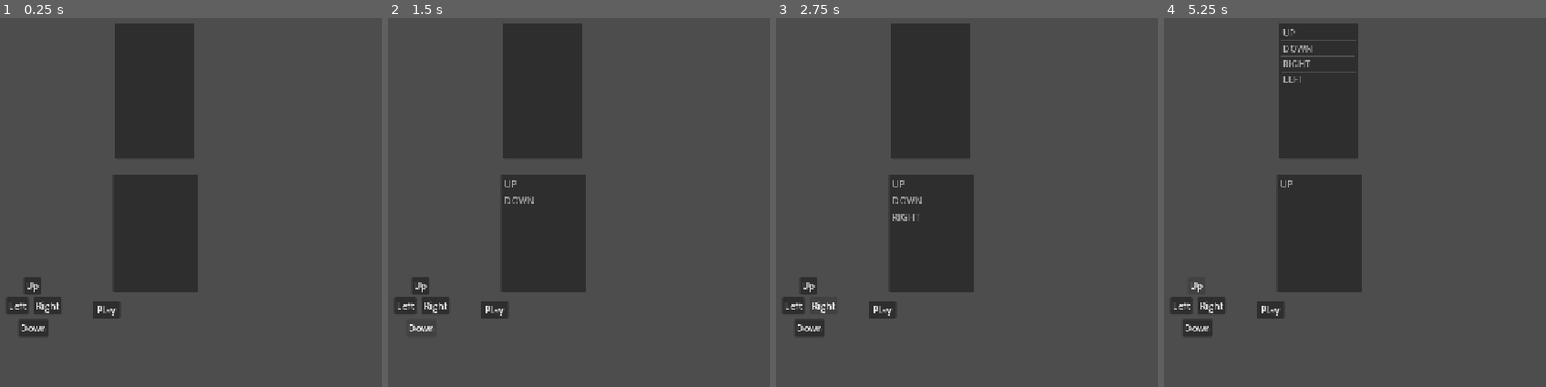
Above: before the commit, frames 1-4 (left to right).
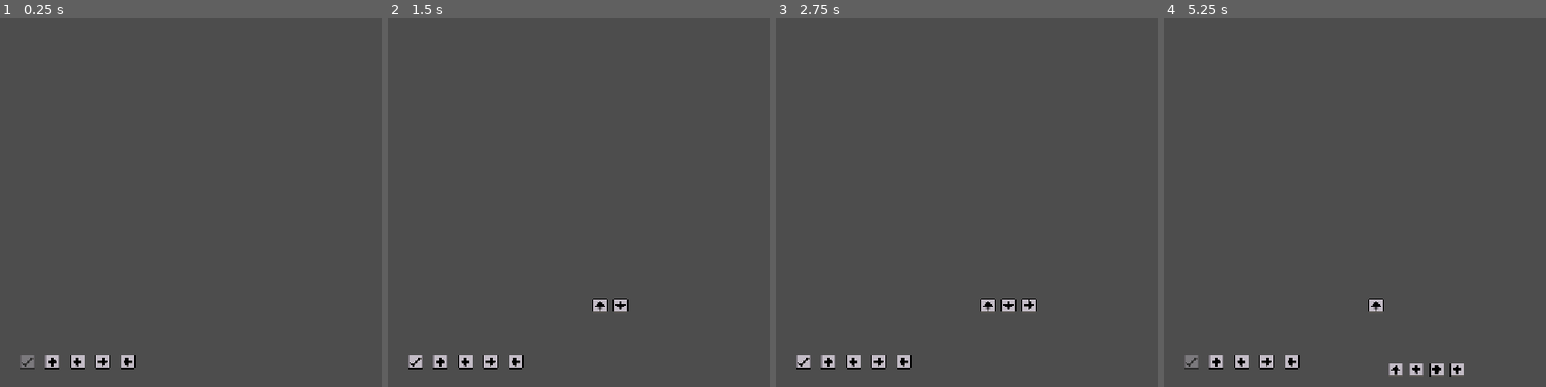
Above: after the commit, the same moments.

Repository: FedYou/expo-boom
Game: Godot game, scene res://Level/level.tscn
The game is run twice, just before and just after one commit, with the same random seed, the same clock (stepped at 60 frames per second) and the same inputs.
Inputs (mouse positions are in pixels of both pictures, inside the frame that each line leads up to; where the layout moved, square brackets give the same spot in the first picture):
- Up to frame 1 (0.25 s): no input
- Up to frame 2 (1.5 s): click (441, 361) [422, 287] at 0.5 s; click (464, 361) [422, 327] at 1.25 s
- Up to frame 3 (2.75 s): click (879, 361) [821, 305] at 2 s
- Up to frame 4 (5.25 s): click (1290, 361) [1183, 305] at 2.75 s; click (1190, 361) [1270, 309] at 3.5 s; click (1270, 309) at 4.25 s, where only the run before the commit has a clickable "Play"; click (1217, 361) [1198, 287] at 5 s

The runs differ from the first frame. In frame 1, 17% of the frame differs, in the area x 1-52%, y 1-96%; in frame 2, 17%; in frame 3, 17%; in frame 4, 17%, in the area x 1-79%, y 1-98%.

Commit message:
Añade textura a los botenes y listas, tambien evita errores al hacer play

Diff:
--- a/Level/level.gd
+++ b/Level/level.gd
@@ -1,39 +1,64 @@
 extends Node2D
 
 @onready var PLAYER = $Player
-@onready var PENDING_MOVES = $UI/PendingMoves
-@onready var EXECUTED_MOVES = $UI/ExecutedMoves
+@onready var PLAY_BT = $UI/Play
+@onready var PENDING_MOVES = $UI/ScrollPendingMoves/Container
+@onready var EXECUTED_MOVES = $UI/ScrollExecutedMoves/Container
 
 var executed_moves :Array[Player.DIRECTION] = []
 var pending_moves: Array[Player.DIRECTION] = []
 
 func _ready() -> void:
 	_refresh_ui_move_lists()
+	_update_play_bt_state()
+
+func _process(delta: float) -> void:
+	_update_play_bt_state()
 
 func _refresh_ui_move_lists() -> void:
 	_refresh_ui_executed_moves()
 	_refresh_ui_pending_moves()
 
 func _refresh_ui_executed_moves() -> void:
-	EXECUTED_MOVES.clear()
+	for item in PENDING_MOVES.get_children():
+		item.queue_free()
+
 	for move in executed_moves:
-		EXECUTED_MOVES.add_item(_get_content_item(move))
+		EXECUTED_MOVES.add_child(_get_content_item(move))
 
 func _refresh_ui_pending_moves() -> void:
-	PENDING_MOVES.clear()
+	for item in PENDING_MOVES.get_children():
+		item.queue_free()
+
 	for move in pending_moves:
-		PENDING_MOVES.add_item(_get_content_item(move))
 
-func _get_content_item(move: Player.DIRECTION) -> String:
+		PENDING_MOVES.add_child(_get_content_item(move))
+
+
+func _get_content_item(move: Player.DIRECTION) -> TextureRect:
+	var item := TextureRect.new()
+
+	item.custom_minimum_size = Vector2(32, 32)
+	item.expand_mode = TextureRect.EXPAND_IGNORE_SIZE
+	item.stretch_mode = TextureRect.STRETCH_KEEP_ASPECT_CENTERED
+
 	match move:
 		Player.DIRECTION.UP:
-			return "UP"
+			item.texture = preload("res://Assets/UI/Arriba.png")
 		Player.DIRECTION.DOWN:
-			return "DOWN"
+			item.texture = preload("res://Assets/UI/Abajo.png")
 		Player.DIRECTION.LEFT:
-			return "LEFT"
-	return "RIGHT"
+			item.texture = preload("res://Assets/UI/Izquierda.png")
+		Player.DIRECTION.RIGHT:
+			item.texture = preload("res://Assets/UI/Derecha.png")
 
+	return item
+
+func _update_play_bt_state():
+	if PLAYER.is_moving || pending_moves.is_empty():
+		PLAY_BT.disabled = true
+	else:
+		PLAY_BT.disabled = false
 
 func _on_up_pressed() -> void:
 	pending_moves.push_back(PLAYER.DIRECTION.UP)
@@ -52,6 +77,9 @@
 	_refresh_ui_pending_moves()
 
 func _on_play_pressed() -> void:
+	if PLAYER.is_moving:
+		return
+
 	executed_moves.append_array(pending_moves)
 
 	PLAYER.execute_pending_moves(pending_moves.duplicate())
--- a/Level/level.tscn
+++ b/Level/level.tscn
@@ -2,6 +2,11 @@
 
 [ext_resource type="PackedScene" uid="uid://csjkhf8h4uaj5" path="res://Player/player.tscn" id="1_o6mkr"]
 [ext_resource type="Script" uid="uid://daoi16f6q247a" path="res://Level/level.gd" id="1_qmtf6"]
+[ext_resource type="Texture2D" uid="uid://c311ogoimo7e4" path="res://Assets/UI/Confirmar.png" id="3_d6qko"]
+[ext_resource type="Texture2D" uid="uid://cbrqy3b43p08i" path="res://Assets/UI/Arriba.png" id="4_22cqp"]
+[ext_resource type="Texture2D" uid="uid://bhw2rodh6t46d" path="res://Assets/UI/Abajo.png" id="5_wqlfs"]
+[ext_resource type="Texture2D" uid="uid://dwop4xapu5qp2" path="res://Assets/UI/Derecha.png" id="6_py82k"]
+[ext_resource type="Texture2D" uid="uid://276tmd6eoh5" path="res://Assets/UI/Izquierda.png" id="7_1teg4"]
 
 [sub_resource type="RectangleShape2D" id="RectangleShape2D_gy5b4"]
 size = Vector2(452, 20)
@@ -35,55 +40,69 @@
 [node name="UI" type="CanvasLayer" parent="." unique_id=1700409480]
 
 [node name="Play" type="Button" parent="UI" unique_id=1738847166]
-offset_left = 747.0
-offset_top = 569.0
-offset_right = 795.0
-offset_bottom = 600.0
-text = "Play"
+offset_left = 612.0
+offset_top = 657.0
+offset_right = 652.0
+offset_bottom = 697.0
+icon = ExtResource("3_d6qko")
+flat = true
+metadata/_edit_use_anchors_ = true
 
 [node name="Up" type="Button" parent="UI" unique_id=469105161]
-offset_left = 626.0
-offset_top = 527.0
-offset_right = 656.0
-offset_bottom = 558.0
-text = "Up"
+offset_left = 656.0
+offset_top = 657.0
+offset_right = 696.0
+offset_bottom = 697.0
+icon = ExtResource("4_22cqp")
+flat = true
+metadata/_edit_use_anchors_ = true
 
 [node name="Down" type="Button" parent="UI" unique_id=1184642791]
-offset_left = 616.0
-offset_top = 601.0
-offset_right = 669.0
-offset_bottom = 632.0
-text = "Down"
+offset_left = 700.0
+offset_top = 657.0
+offset_right = 740.0
+offset_bottom = 697.0
+icon = ExtResource("5_wqlfs")
+flat = true
+metadata/_edit_use_anchors_ = true
 
 [node name="Right" type="Button" parent="UI" unique_id=917966894]
-offset_left = 643.0
-offset_top = 562.0
-offset_right = 692.0
-offset_bottom = 593.0
-text = "Right"
+offset_left = 744.0
+offset_top = 657.0
+offset_right = 784.0
+offset_bottom = 697.0
+icon = ExtResource("6_py82k")
+flat = true
+metadata/_edit_use_anchors_ = true
 
 [node name="Left" type="Button" parent="UI" unique_id=23718420]
-offset_left = 595.0
+offset_left = 788.0
+offset_top = 657.0
+offset_right = 828.0
+offset_bottom = 697.0
+icon = ExtResource("7_1teg4")
+flat = true
+metadata/_edit_use_anchors_ = true
+
+[node name="ScrollPendingMoves" type="ScrollContainer" parent="UI" unique_id=2134034009]
+offset_left = 940.0
 offset_top = 562.0
-offset_right = 634.0
-offset_bottom = 593.0
-text = "Left"
+offset_right = 1256.0
+offset_bottom = 602.0
 
-[node name="PendingMoves" type="ItemList" parent="UI" unique_id=2138804404]
-offset_left = 782.0
-offset_top = 346.0
-offset_right = 932.0
-offset_bottom = 554.0
-focus_mode = 0
-mouse_filter = 2
-icon_mode = 0
+[node name="Container" type="HBoxContainer" parent="UI/ScrollPendingMoves" unique_id=1672883105]
+layout_mode = 2
 
-[node name="ExecutedMoves" type="ItemList" parent="UI" unique_id=1119055705]
-offset_left = 786.0
-offset_top = 81.0
-offset_right = 925.0
-offset_bottom = 320.0
-mouse_filter = 2
+[node name="ScrollExecutedMoves" type="ScrollContainer" parent="UI" unique_id=40187345]
+anchors_preset = -1
+anchor_right = 0.031000001
+offset_left = 975.0
+offset_top = 675.0
+offset_right = 1205.32
+offset_bottom = 715.0
+
+[node name="Container" type="HBoxContainer" parent="UI/ScrollExecutedMoves" unique_id=84297135]
+layout_mode = 2
 
 [connection signal="pressed" from="UI/Play" to="." method="_on_play_pressed"]
 [connection signal="pressed" from="UI/Up" to="." method="_on_up_pressed"]
